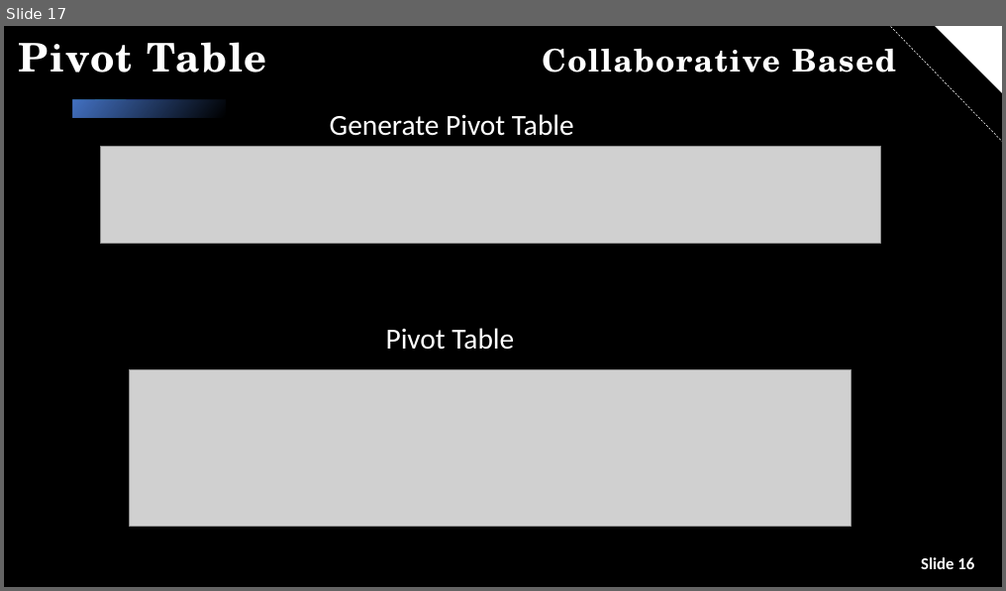
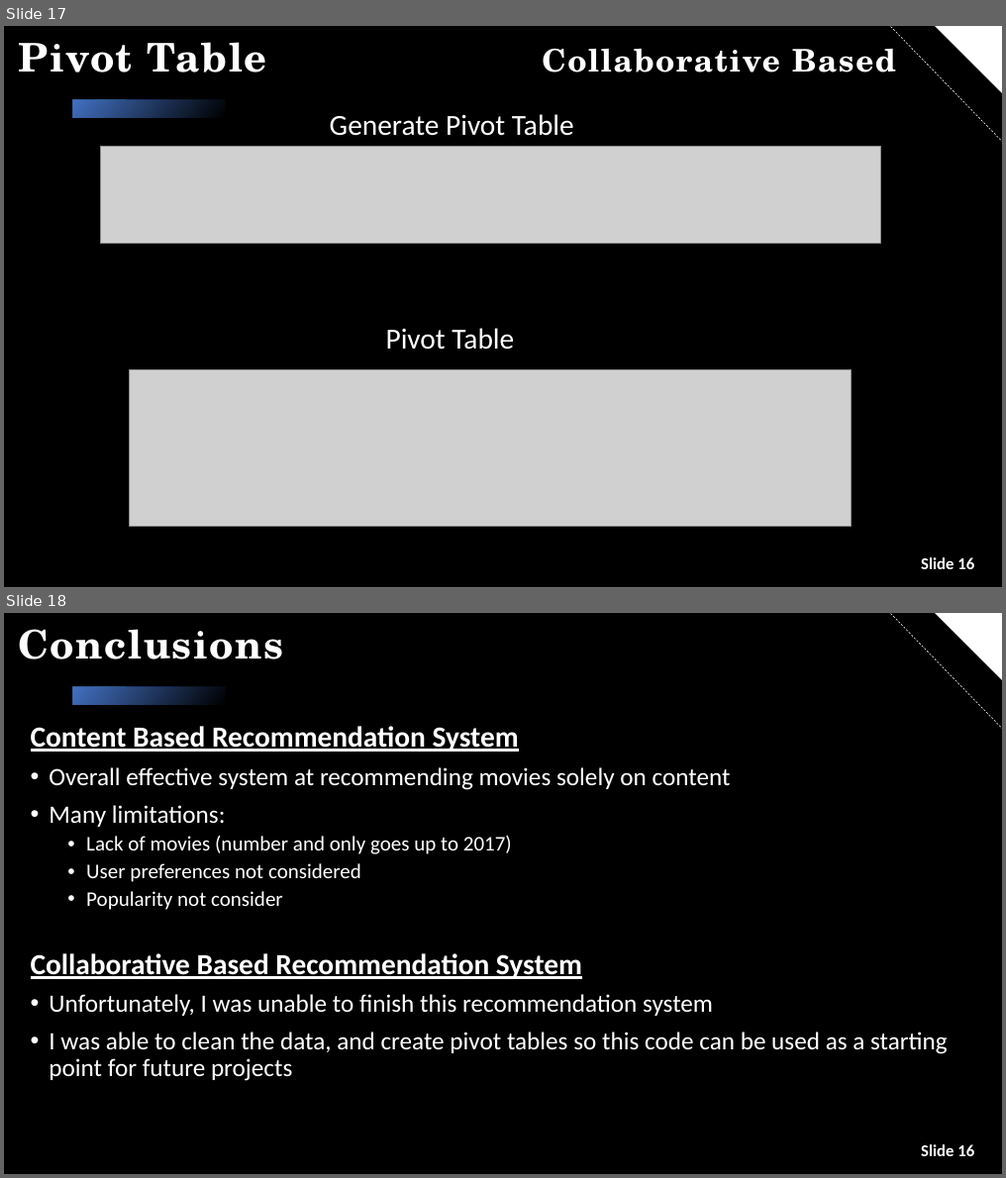
Before and after one commit to cseebec/Movie_Recommendation_P4, a slide deck: Movie Recommendation Systems.pptx. Shown one above the other, each under a label of ours: slide 17 before the commit, slides 17 and 18 after it. The pictures are 1006x591 and 1006x1178 pixels, drawn with LibreOffice and Linux fonts; fonts in the diff are those of the drawing; grey boxes stand for pictures; background and template pictures are left out. Boxes give left, top, right and bottom in pixels: in the first picture for what was removed or moved away, otherwise in the second. Text is boxed around its words. In the diff, an @@ line names an element or a change of style, - is before the commit and + after.

Commit message:
Presentation Changes

```diff
--- a/Movie Recommendation Systems.pptx
+++ b/Movie Recommendation Systems.pptx
@@ slide 18 added at bbox=[4, 613, 1002, 1174], background picture (left out); not listed: 5 template elements that a slide beside it also shows @@
@@ title added at bbox=[18, 629, 283, 660], 38 pt, text #FFFFFF, bold @@
+Conclusions
@@ text added at bbox=[31, 726, 947, 1081], 24 pt, text #FFFFFF @@
+Content Based Recommendation System
+• Overall effective system at recommending movies solely on content
+• Many limitations:
+  • Lack of movies (number and only goes up to 2017)
+  • User preferences not considered
+  • Popularity not consider
+Collaborative Based Recommendation System
+• Unfortunately, I was unable to finish this recommendation system
+• I was able to clean the data, and create pivot tables so this code can be used as a starting point for future projects
@@ rectangle added at bbox=[4, 1042, 151, 1174], fill #000000, outline #000000 1 pt @@
@@ text added at bbox=[921, 1145, 974, 1157], 16 pt, text #FFFFFF, bold @@
+Slide 16
```
Also in this commit, not shown: 1 other file.
